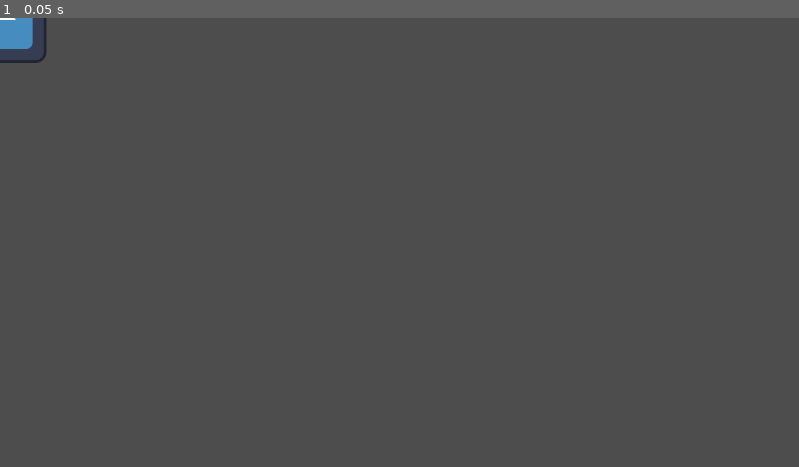
Above: before the commit, frame 1.
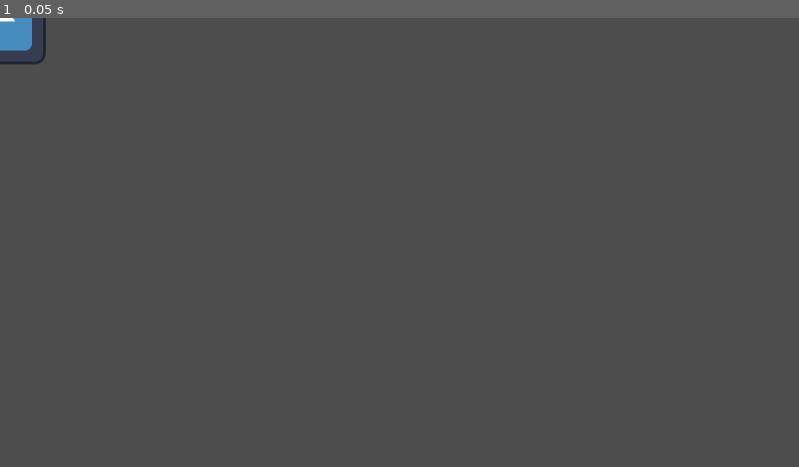
Above: after the commit, the same moment.

Repository: Skuldug/DoubleLife
Game: Godot game, scene res://basic_monster.tscn
The game is run twice, just before and just after one commit, with the same random seed, the same clock (stepped at 60 frames per second) and the same inputs. Before the commit the project has no main scene; this scene is started directly in both runs. The engine's default icon, where the game draws it, is replaced by a stand-in: a white triangle on a blue panel in a dark square.
Inputs:
- Up to frame 1 (0.05 s): no input

The runs differ from the first frame. In frame 1, less than 0.1% of the frame differs, in the area x 0-6%, y 0-11%.
Error after the commit: Parse Error: Expected indented block after function declaration. (res://basic_monster.tscn::GDScript_3mgml:25)

Commit message:
Even more epic improvements (NOT STABLE)

Diff:
--- a/basic_monster.tscn
+++ b/basic_monster.tscn
@@ -26,6 +26,9 @@
 func _on_swing_body_entered(body: Node2D) -> void:
 	target = body
 	target.health -= 10
+
+func _on_swing_body_exited(body: Node2D) -> void:
+
 "
 
 [sub_resource type="CircleShape2D" id="CircleShape2D_nit3d"]
@@ -45,7 +48,7 @@
 shape = SubResource("CircleShape2D_nit3d")
 
 [node name="Sprite2D" type="Sprite2D" parent="."]
-position = Vector2(3, 1)
+position = Vector2(2, 3)
 texture = ExtResource("1_u3d3v")
 
 [node name="Detection" type="Area2D" parent="."]
@@ -56,9 +59,13 @@
 [node name="Swing" type="Area2D" parent="."]
 
 [node name="CollisionShape2D" type="CollisionShape2D" parent="Swing"]
+position = Vector2(3, -1)
 shape = SubResource("CircleShape2D_f048v")
+
+[node name="Timer" type="Timer" parent="Swing"]
 
 [connection signal="area_entered" from="Detection" to="." method="_on_area_2d_area_entered"]
 [connection signal="body_entered" from="Detection" to="." method="_on_area_2d_body_entered"]
 [connection signal="child_exiting_tree" from="Detection/CollisionShape2D" to="." method="_on_collision_shape_2d_child_exiting_tree"]
 [connection signal="body_entered" from="Swing" to="." method="_on_swing_body_entered"]
+[connection signal="body_exited" from="Swing" to="." method="_on_swing_body_exited"]
--- a/project.godot
+++ b/project.godot
@@ -11,5 +11,6 @@
 [application]
 
 config/name="DoubleLife"
+run/main_scene="res://basic_monster.tscn"
 config/features=PackedStringArray("4.3", "Forward Plus")
 config/icon="res://icon.svg"
